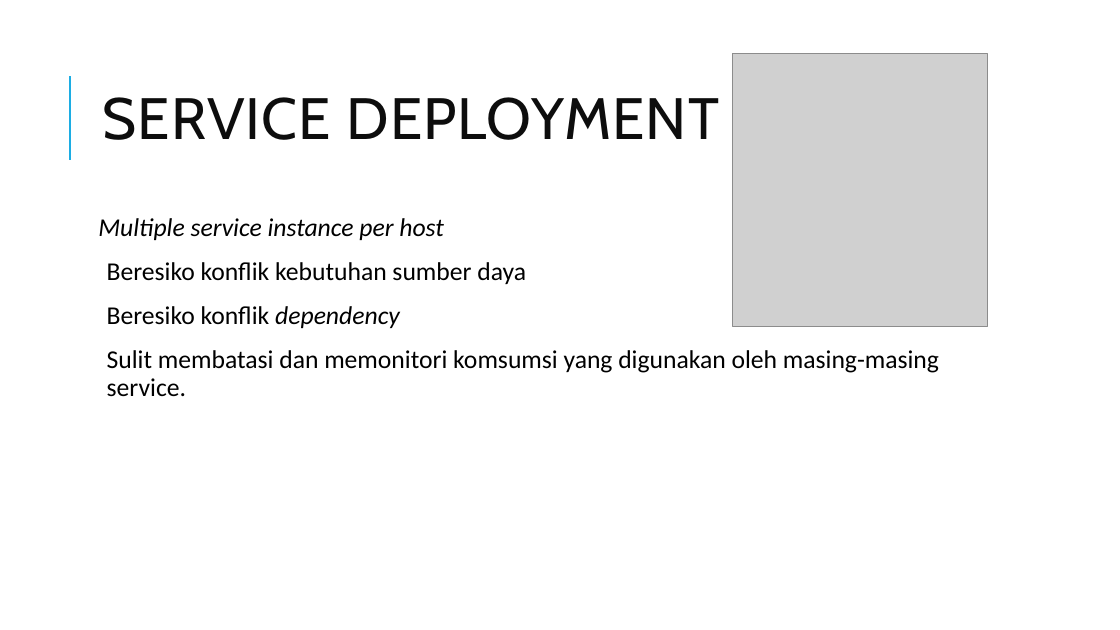
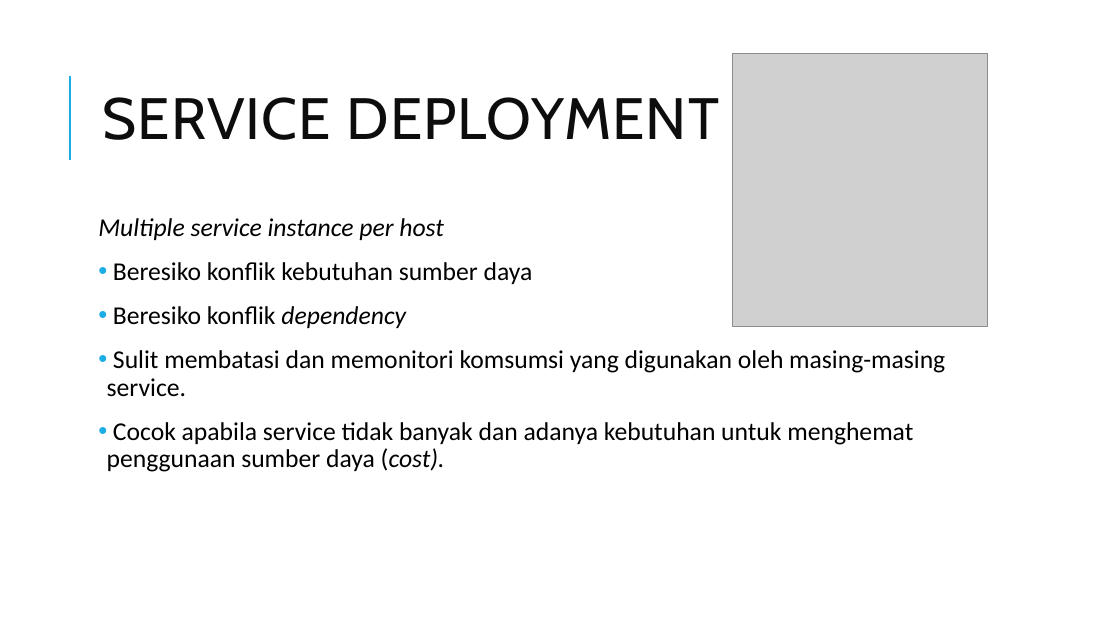
Before and after one commit to edriclaksaputra/tugasakhir, a slide deck: slide 17 of PPT.pptx. Drawn at 1120x630 pixels with LibreOffice and Linux fonts; fonts in the diff are those of the drawing; grey boxes stand for pictures. Boxes give left, top, right and bottom in pixels: in the first picture for what was removed or moved away, otherwise in the second. Text is boxed around its words. In the diff, an @@ line names an element or a change of style, - is before the commit and + after.

```diff
--- a/PPT.pptx
+++ b/PPT.pptx
@@ text at bbox=[107, 262, 945, 397]: bullet   to • @@
@@ text at bbox=[107, 422, 913, 472]: paragraph added @@
+• Cocok apabila service tidak banyak dan adanya kebutuhan untuk menghemat penggunaan sumber daya (cost).
```
Also in this commit, not shown: 12 other slides changed, 3 slides added, 1 slide removed, 5 other files.
